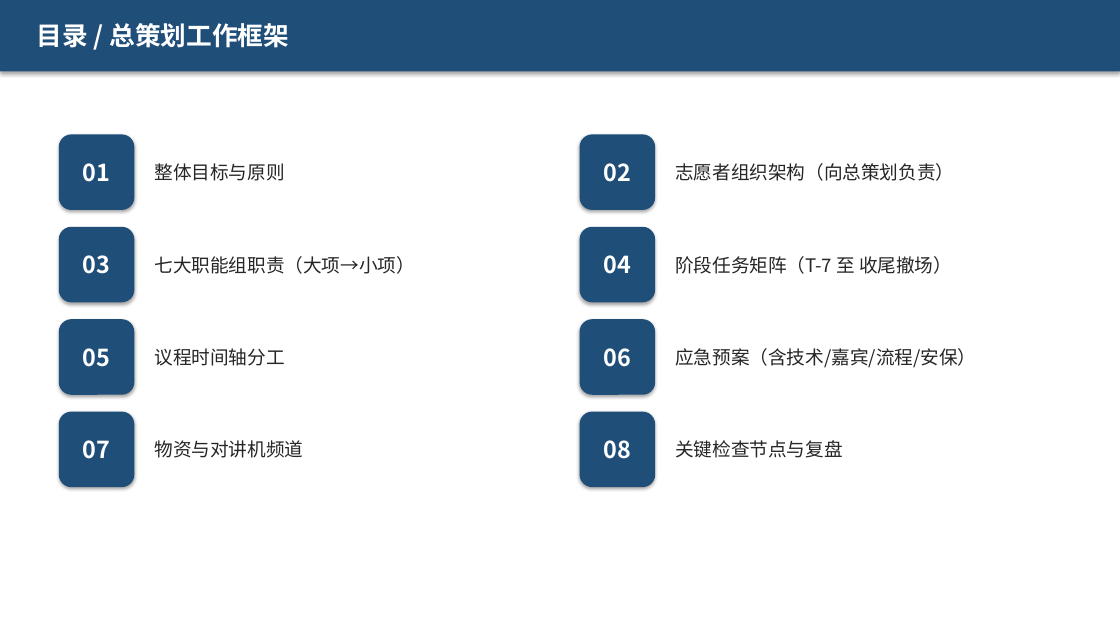
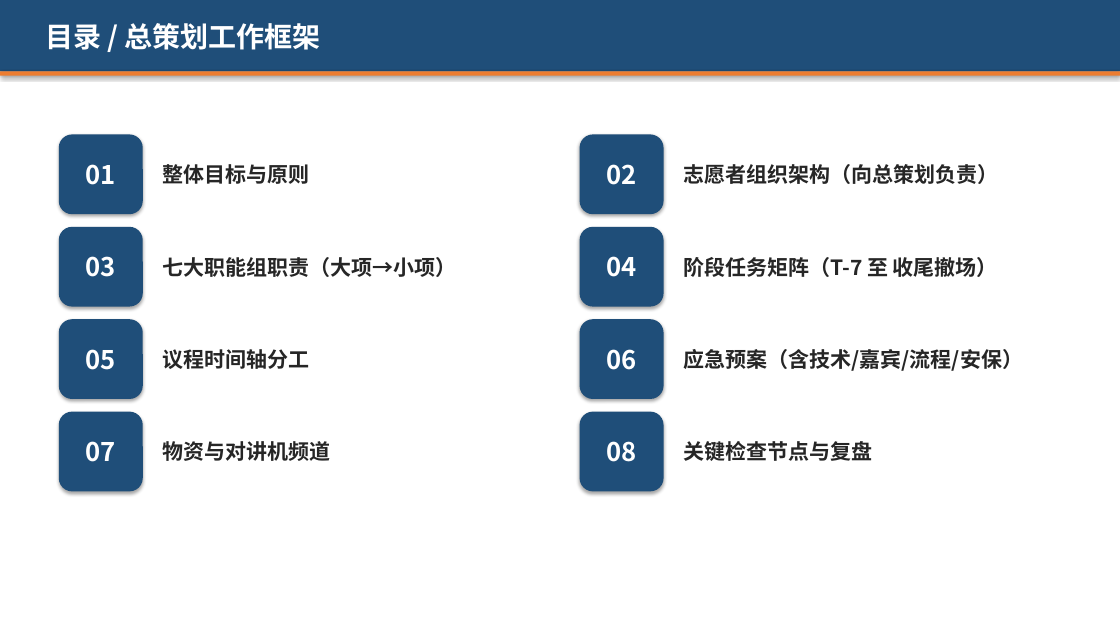
Before and after one commit to hujigang2010-maker/AIDEN, a slide deck: slide 2 of 2026峰会_志愿者分工方案.pptx. Drawn at 1120x630 pixels with LibreOffice and Linux fonts; fonts in the diff are those of the drawing. Boxes give left, top, right and bottom in pixels: in the first picture for what was removed or moved away, otherwise in the second. Text is boxed around its words. In the diff, an @@ line names an element or a change of style, - is before the commit and + after.

```diff
--- a/2026峰会_志愿者分工方案.pptx
+++ b/2026峰会_志愿者分工方案.pptx
@@ text "目录 / 总策划工作框架": place and size @@
-text "目录 / 总策划工作框架" at <box>37,23,289,48</box>
+text "目录 / 总策划工作框架" at <box>45,23,321,50</box>
@@ text "目录 / 总策划工作框架" at <box>45,23,321,50</box>: size 22 to 24 pt @@
@@ rectangle added at <box>0,71,1120,76</box>, fill #ED7D31 @@
@@ rounded rectangle "01": place and size @@
-rounded rectangle "01" at <box>59,134,134,210</box>
+rounded rectangle "01" at <box>59,134,143,214</box>
@@ text "整体目标与原则": place and size @@
-text "整体目标与原则" at <box>154,163,284,181</box>
+text "整体目标与原则" at <box>163,164,310,184</box>
@@ rounded rectangle "02": place and size @@
-rounded rectangle "02" at <box>580,134,655,210</box>
+rounded rectangle "02" at <box>580,134,664,214</box>
@@ text "志愿者组织架构（向总策划负责）": place and size @@
-text "志愿者组织架构（向总策划负责）" at <box>675,163,954,181</box>
+text "志愿者组织架构（向总策划负责）" at <box>684,164,999,184</box>
@@ rounded rectangle "03": place and size @@
-rounded rectangle "03" at <box>59,227,134,302</box>
+rounded rectangle "03" at <box>59,227,143,307</box>
@@ text "七大职能组职责（大项→小项）": place and size @@
-text "七大职能组职责（大项→小项）" at <box>154,256,414,274</box>
+text "七大职能组职责（大项→小项）" at <box>163,257,457,277</box>
@@ rounded rectangle "04": place and size @@
-rounded rectangle "04" at <box>580,227,655,302</box>
+rounded rectangle "04" at <box>580,227,664,307</box>
@@ text "阶段任务矩阵（T-7 至 收尾撤场）": place and size @@
-text "阶段任务矩阵（T-7 至 收尾撤场）" at <box>675,256,952,274</box>
+text "阶段任务矩阵（T-7 至 收尾撤场）" at <box>684,257,998,277</box>
@@ rounded rectangle "05": place and size @@
-rounded rectangle "05" at <box>59,319,134,395</box>
+rounded rectangle "05" at <box>59,319,143,399</box>
@@ rounded rectangle "06": place and size @@
-rounded rectangle "06" at <box>580,319,655,395</box>
+rounded rectangle "06" at <box>580,319,664,399</box>
@@ text "议程时间轴分工": place and size @@
-text "议程时间轴分工" at <box>154,348,284,366</box>
+text "议程时间轴分工" at <box>163,349,310,369</box>
@@ text "应急预案（含技术/嘉宾/流程/安保）": place and size @@
-text "应急预案（含技术/嘉宾/流程/安保）" at <box>675,348,976,368</box>
+text "应急预案（含技术/嘉宾/流程/安保）" at <box>684,349,1023,371</box>
@@ size 20 to 22 pt in 8 elements at <box>580,134,664,214</box>, <box>580,319,664,399</box>, <box>580,412,664,492</box>, <box>59,134,143,214</box>, <box>59,227,143,307</box>, <box>580,227,664,307</box>, <box>59,319,143,399</box>, <box>59,412,143,492</box> @@
@@ rounded rectangle "07": place and size @@
-rounded rectangle "07" at <box>59,412,134,487</box>
+rounded rectangle "07" at <box>59,412,143,492</box>
@@ rounded rectangle "08": place and size @@
-rounded rectangle "08" at <box>580,412,655,487</box>
+rounded rectangle "08" at <box>580,412,664,492</box>
@@ size 16 to 18 pt, bold on in 8 elements at <box>684,257,998,277</box>, <box>163,164,310,184</box>, <box>684,164,999,184</box>, <box>163,257,457,277</box>, <box>684,349,1023,371</box>, <box>684,441,873,461</box>, <box>163,349,310,369</box>, <box>163,441,331,461</box> @@
@@ text "物资与对讲机频道": place and size @@
-text "物资与对讲机频道" at <box>154,440,303,458</box>
+text "物资与对讲机频道" at <box>163,441,331,461</box>
@@ text "关键检查节点与复盘": place and size @@
-text "关键检查节点与复盘" at <box>675,440,842,458</box>
+text "关键检查节点与复盘" at <box>684,441,873,461</box>
```
Also in this commit, not shown: 26 other slides changed, 2 other files.
